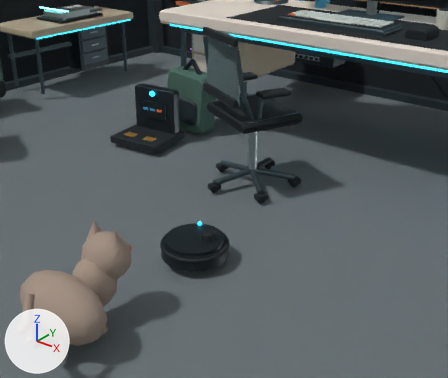
Two versions of the glTF model assets/tate-workstation.glb, one commit apart.
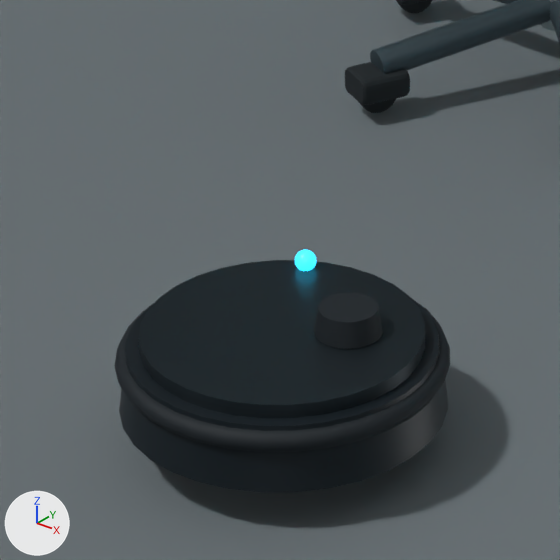
Each version appears first from a camera (50 mm lens) standing at (3.76, -7.76, 3.58) and looking at (0.17, -3.28, 0.8), and next in a close-up on the part from 30% to 56% of the width and 45% to 76% of the height. Arrows for +X, +Y and +Z are at lower left; the lights stay in place. The last two pictures show the newer version. Where no turn or scale is listed for an object, it has been applied to the vertices.

Names of what the first close-up shows: 'Caster housing', 'Roomba bumper', 'Tiled lab floor', 'black.014', 'dark.001', 'metal.015', 'steel.016' and 7 more.
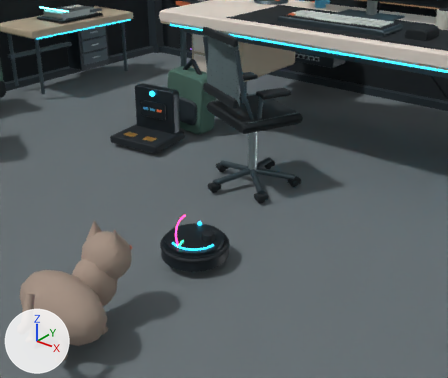
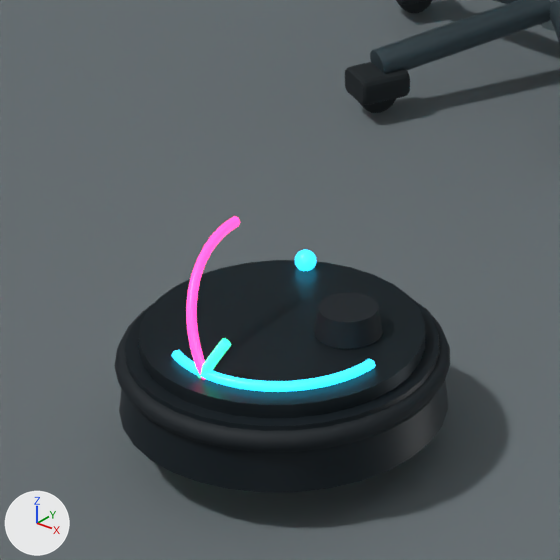
Changed parts and their boxes [x1, y1, x2, y2] in the close-ups (560 x 560 px):
'RGB accent strip / Roomba top ring', added (cyan)
    after: [171, 350, 376, 392]
'RGB accent strip / Roomba top ring.001', added (pink)
    after: [186, 216, 241, 380]
'RGB accent strip / Roomba top ring.002', added
    after: [198, 338, 231, 378]

The edits, one by one:
Material 'rgbRed' (mat_rgbred) is new.
Its base color is (0.871, 0.0844, 0.305) (pink #f05296).
Its metallic is 0.04.
Its roughness is 0.34.
Its emission color is (2.15, 0.1, 0.618) (pink #ff59ce).
Its emission strength is 1.0.
Mesh me_rgb_accent_strip___roomba_top_ring_002 is new.
It has 133 vertices, 216 faces and spans x -0.137..0.059, y -0.262..0.0, z -0.227..0.092.
It uses material mat_rgbgreen (green #4ee2a1, glowing cyan #4effe1).
Mesh me_rgb_accent_strip___roomba_top_ring_001 is new.
It has 133 vertices, 216 faces and spans x -0.137..0.059, y -0.262..0.0, z -0.092..0.227.
It uses material mat_rgbred (pink #f05296, glowing pink #ff59ce).
Mesh me_rgb_accent_strip___roomba_top_ring is new.
It has 133 vertices, 216 faces and spans x -0.103..0.262, y -0.262..0.0, z -0.01..0.01.
It uses material mat_rgbblue (cyan #44c8f5, glowing cyan #40ffff).
Object 'RGB accent strip / Roomba top ring.002' (ob_rgb_accent_strip___roomba_top_ring_002) is new; it shows me_rgb_accent_strip___roomba_top_ring_002.
Its location is (0.0, -3.55, 0.295).
Object 'RGB accent strip / Roomba top ring.001' (ob_rgb_accent_strip___roomba_top_ring_001) is new; it shows me_rgb_accent_strip___roomba_top_ring_001.
Its location is (0.0, -3.55, 0.295).
Object 'RGB accent strip / Roomba top ring' (ob_rgb_accent_strip___roomba_top_ring) is new; it shows me_rgb_accent_strip___roomba_top_ring.
Its location is (0.0, -3.55, 0.295).
